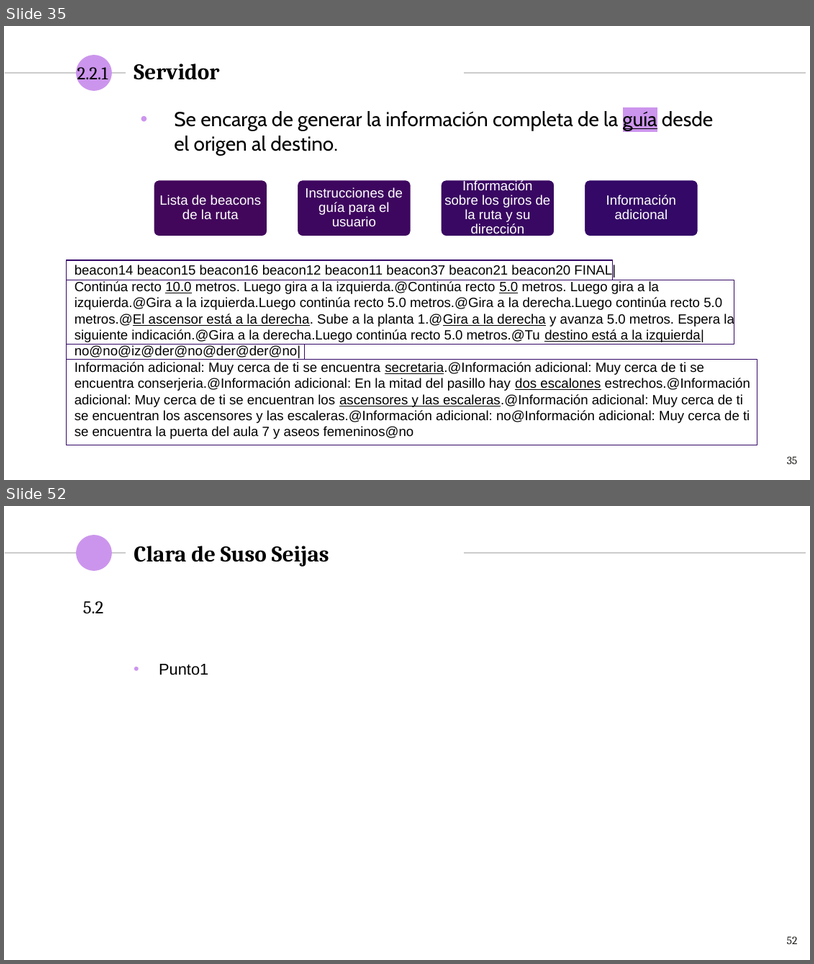
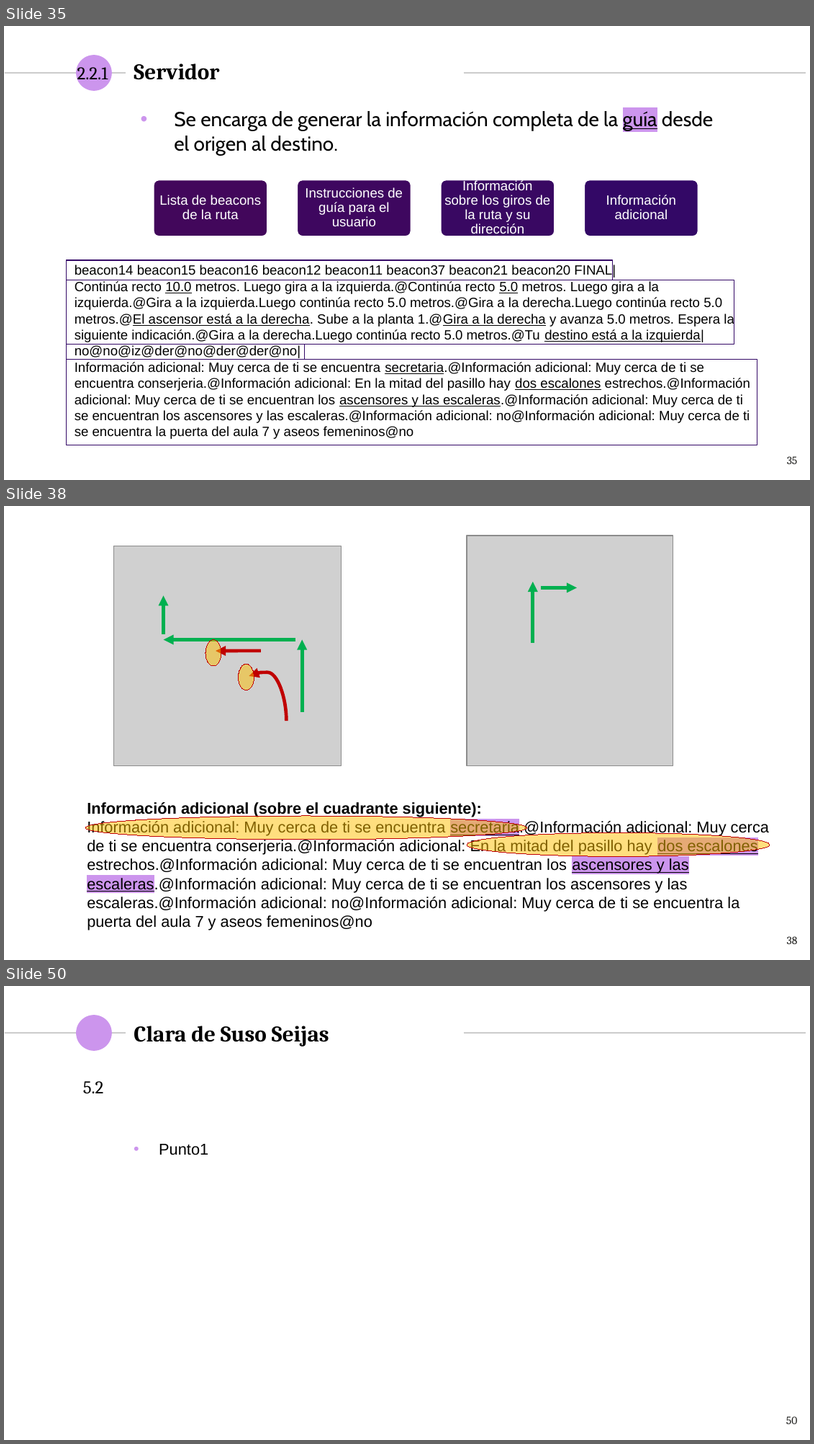
Before and after one commit to NILGroup/TFG-1920-DiscapacidadVisual, a slide deck: Defensa/Viola · SlidesCarnival_DiaposBelen.pptx. Shown one above the other, each under a label of ours: slides 35 and 52 before the commit, slides 35, 38 and 50 after it; the slides between them are not shown. The pictures are 814x964 and 814x1444 pixels, drawn with LibreOffice and Linux fonts; fonts in the diff are those of the drawing; grey boxes stand for pictures. Boxes give left, top, right and bottom in pixels: in the first picture for what was removed or moved away, otherwise in the second. Text is boxed around its words. In the diff, an @@ line names an element or a change of style, - is before the commit and + after.

```diff
--- a/Defensa/Viola · SlidesCarnival_DiaposBelen.pptx
+++ b/Defensa/Viola · SlidesCarnival_DiaposBelen.pptx
@@ slide 38 added at box(4, 506, 810, 960), background #FFFFFF @@
@@ picture added at box(467, 536, 674, 767) @@
@@ arrow added from (533, 643) to (533, 582), #00B050 3 pt @@
@@ arrow added from (541, 587) to (577, 587), #00B050 3 pt @@
@@ group added at box(113, 546, 341, 766): 3 arrows, 1 picture @@
@@ ellipse added at box(206, 640, 221, 666), fill #FFC000 at 50% opacity, outline #C00000 0.75 pt @@
@@ curved arrow added from (261, 650) to (216, 650), #C00000 3 pt @@
@@ ellipse added at box(239, 664, 255, 690), fill #FFC000 at 50% opacity, outline #C00000 0.75 pt @@
@@ curved arrow added from (286, 721) to (249, 676), #C00000 3 pt @@
@@ text added at box(87, 801, 769, 930), 14 pt, text #000000 @@
+Información adicional (sobre el cuadrante siguiente):
+Información adicional: Muy cerca de ti se encuentra secretaria.@Información adicional: Muy cerca de ti se encuentra conserjeria.@Información adicional: En la mitad del pasillo hay dos escalones estrechos.@Información adicional: Muy cerca de ti se encuentran los ascensores y las escaleras.@Información adicional: Muy cerca de ti se encuentran los ascensores y las escaleras.@Información adicional: no@Información adicional: Muy cerca de ti se encuentra la puerta del aula 7 y aseos femeninos@no
@@ ellipse added at box(85, 816, 527, 839), fill #FFC000 at 50% opacity, outline #C00000 0.75 pt @@
@@ ellipse added at box(467, 833, 770, 856), fill #FFC000 at 50% opacity, outline #C00000 0.75 pt @@
@@ page number added at box(787, 936, 798, 944), 10 pt, text #1D1D1B @@
+38
@@ what was slide 52 is now slide 50 @@
@@ page number at box(787, 1416, 797, 1424): text changed @@
-52
+50
```
Also in this commit, not shown: 12 slides changed, 1 other slide added, 1 other file.
